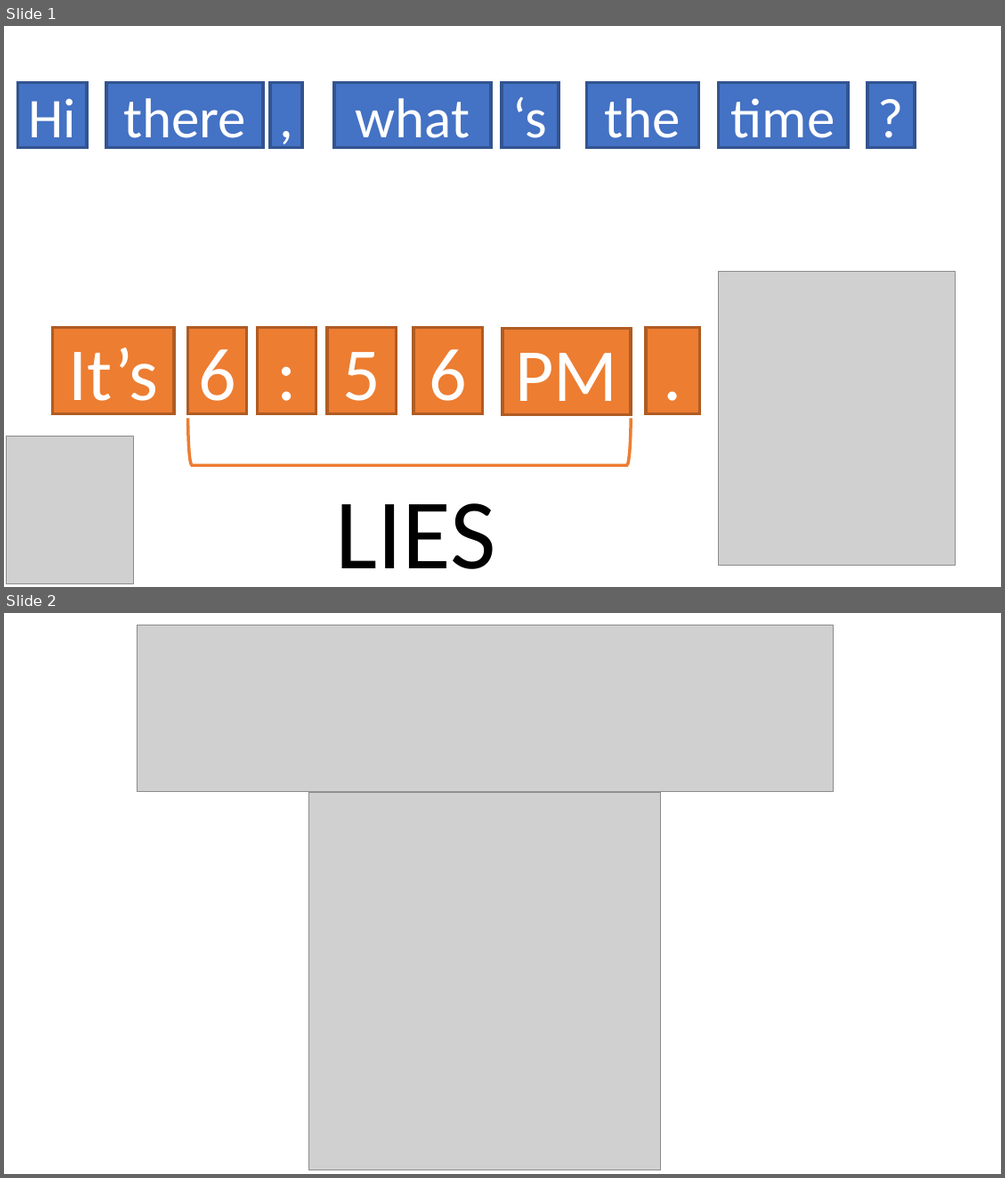
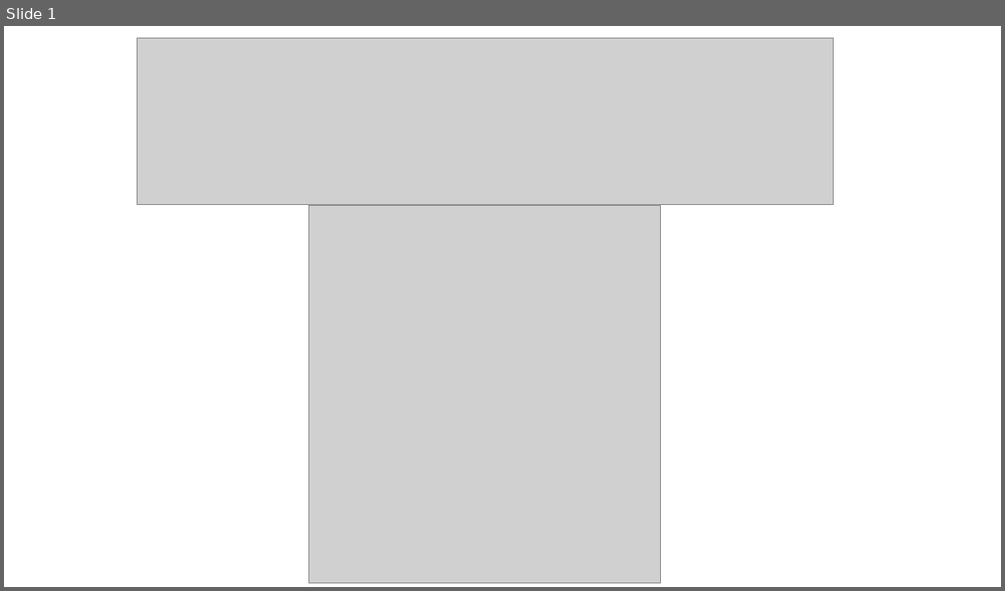
Before and after one commit to TeamDman/toolformer, a slide deck: video/Presentation1.pptx. Shown one above the other, each under a label of ours: slides 1 and 2 before the commit, slide 1 after it. The pictures are 1005x1178 and 1005x591 pixels, drawn with LibreOffice and Linux fonts; fonts in the diff are those of the drawing; grey boxes stand for pictures. Boxes give left, top, right and bottom in pixels: in the first picture for what was removed or moved away, otherwise in the second. Text is boxed around its words. In the diff, an @@ line names an element or a change of style, - is before the commit and + after.

```diff
--- a/video/Presentation1.pptx
+++ b/video/Presentation1.pptx
@@ slide 1 removed at <box>4,26,1001,587</box>, background #FFFFFF @@
@@ rectangle removed at <box>18,82,87,147</box> @@
-Hi
@@ rectangle removed at <box>106,82,264,147</box> @@
-there
@@ rectangle removed at <box>270,82,302,147</box> @@
-,
@@ rectangle removed at <box>334,82,492,147</box> @@
-what
@@ rectangle removed at <box>502,82,558,147</box> @@
-‘s
@@ rectangle removed at <box>587,82,699,147</box> @@
-the
@@ rectangle removed at <box>718,82,848,147</box> @@
-time
@@ rectangle removed at <box>867,82,914,147</box> @@
-?
@@ picture removed at <box>719,271,955,565</box> @@
@@ rectangle removed at <box>53,328,175,414</box> @@
-It’s
@@ rectangle removed at <box>188,328,246,414</box> @@
-6
@@ rectangle removed at <box>258,328,316,414</box> @@
-:
@@ rectangle removed at <box>327,328,396,414</box> @@
-5
@@ rectangle removed at <box>413,328,484,414</box> @@
-6
@@ rectangle removed at <box>502,328,631,415</box> @@
-PM
@@ rectangle removed at <box>647,328,700,414</box> @@
-.
@@ left bracket removed at <box>188,418,631,466</box> @@
@@ picture removed at <box>7,436,133,584</box> @@
@@ text removed at <box>335,503,495,569</box> @@
-LIES
@@ what was slide 2 is now slide 1 @@
```
Also in this commit, not shown: 2 slides changed, 1 slide added, 7 other slides removed, 12 other files.
